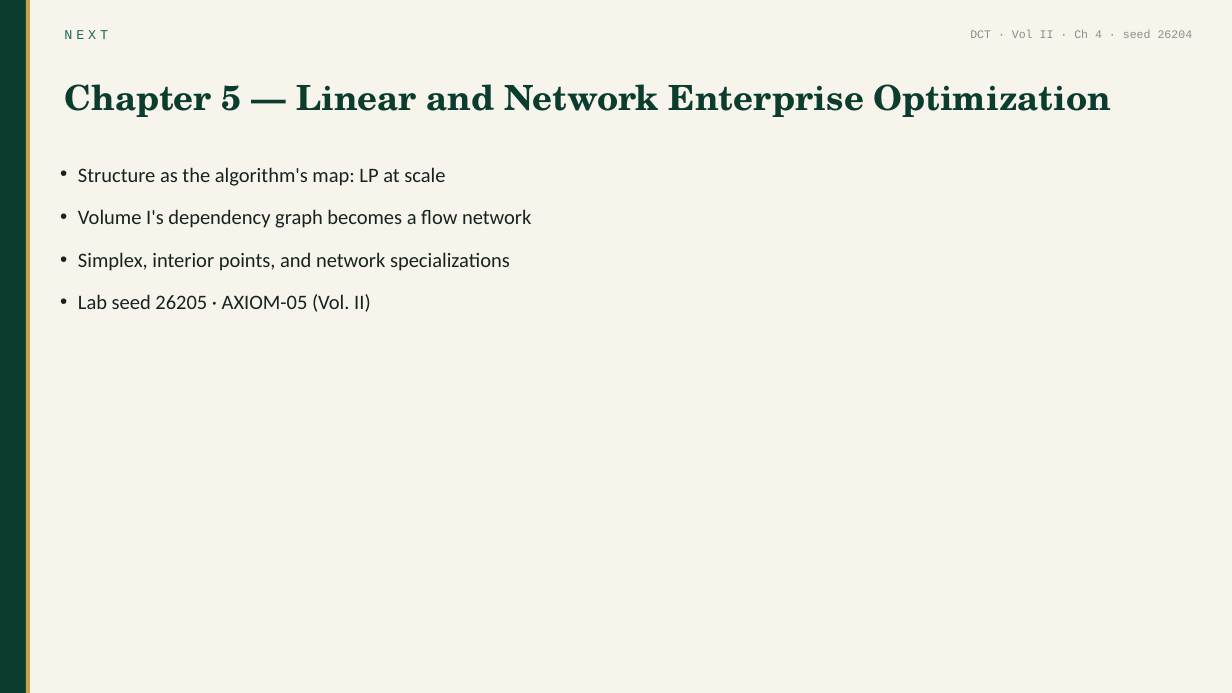
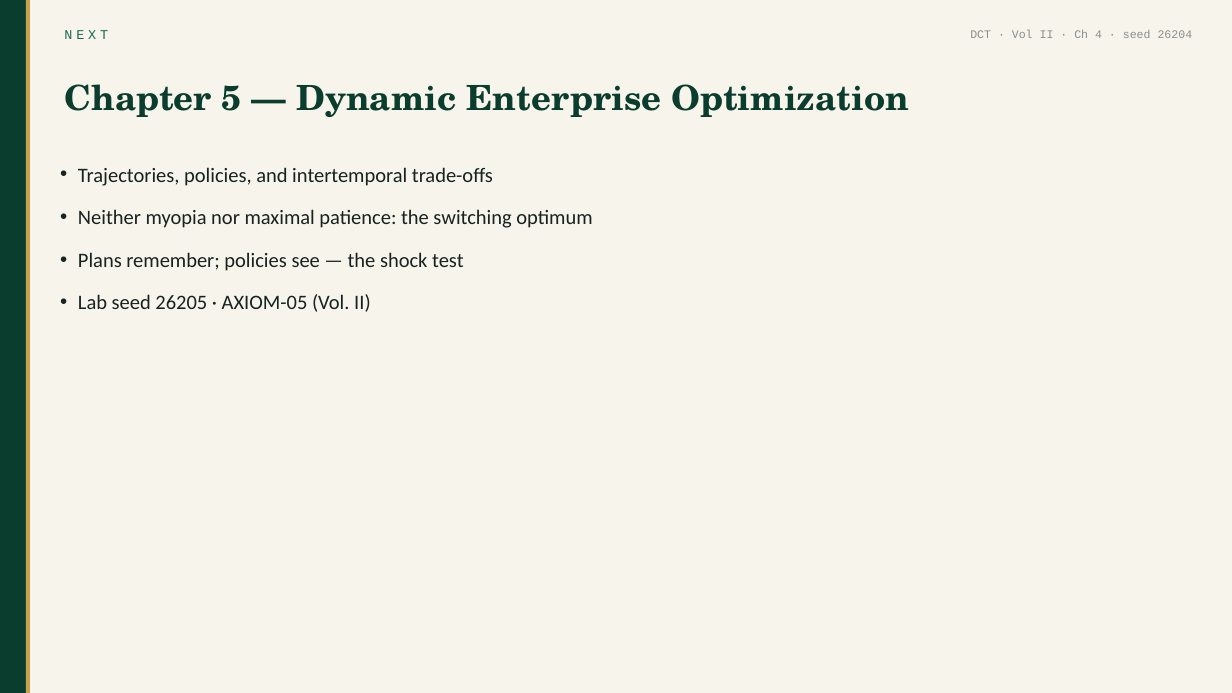
Before and after one commit to drsamirasaf-creator/dct-course, a slide deck: slide 24 of downloads/DCT_V2_Ch04_Slides.pptx. Drawn at 1232x693 pixels with LibreOffice and Linux fonts; fonts in the diff are those of the drawing. Boxes give left, top, right and bottom in pixels: in the first picture for what was removed or moved away, otherwise in the second. Text is boxed around its words. In the diff, an @@ line names an element or a change of style, - is before the commit and + after.

Commit message:
Volume II chapters 5-6 assets (seeds 26205, 26206); ch4 deck next-slide fix

```diff
--- a/downloads/DCT_V2_Ch04_Slides.pptx
+++ b/downloads/DCT_V2_Ch04_Slides.pptx
@@ text at <box>64,84,910,117</box>: text changed @@
-Chapter 5 — Linear and Network Enterprise Optimization
+Chapter 5 — Dynamic Enterprise Optimization
@@ text at <box>78,167,592,271</box>: text changed @@
-• Structure as the algorithm's map: LP at scale
-• Volume I's dependency graph becomes a flow network
-• Simplex, interior points, and network specializations
+• Trajectories, policies, and intertemporal trade-offs
+• Neither myopia nor maximal patience: the switching optimum
+• Plans remember; policies see — the shock test
```
Also in this commit, not shown: 3 other slides changed, 10 other files.
